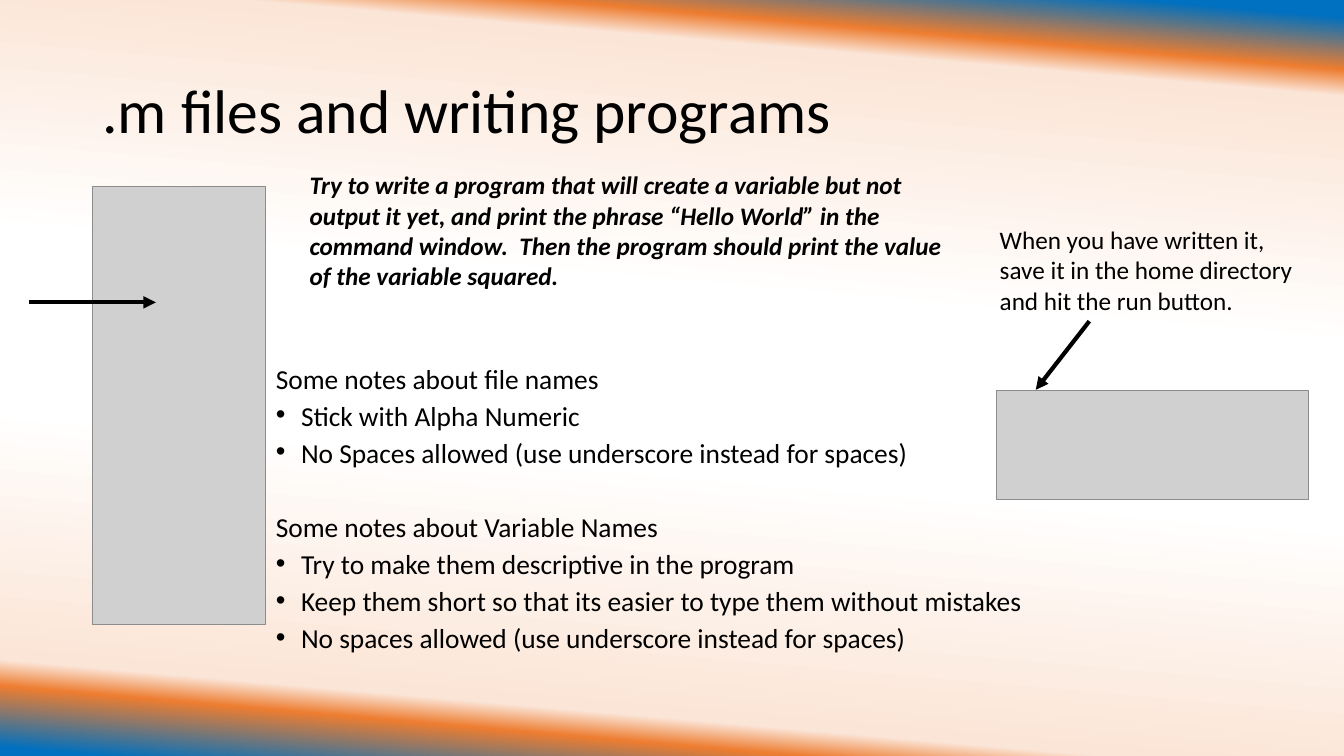
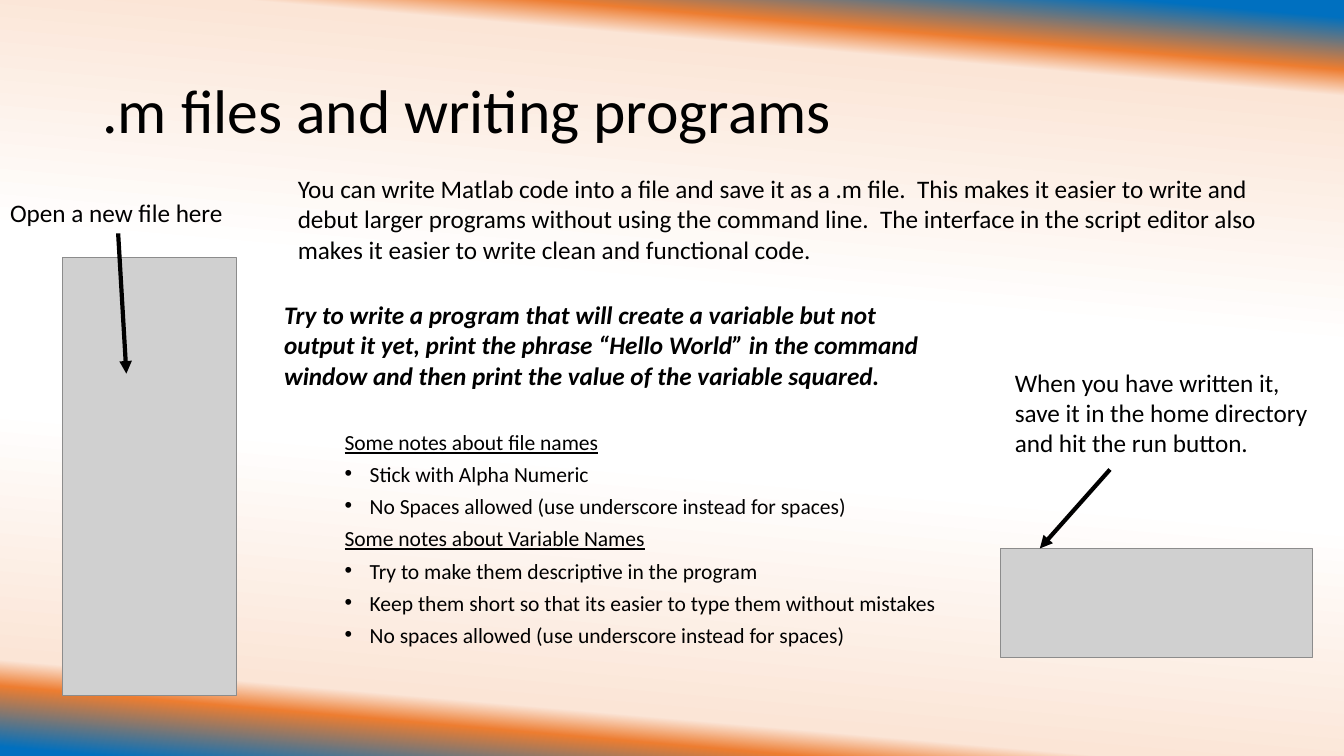
Before and after one commit to ehuemill/Intro-to-Matlab, a slide deck: slide 6 of University of Illinois REU Introduction to Matlab Day 1.pptx. Drawn at 1344x756 pixels with LibreOffice and Linux fonts; fonts in the diff are those of the drawing; grey boxes stand for pictures. Boxes give left, top, right and bottom in pixels: in the first picture for what was removed or moved away, otherwise in the second. Text is boxed around its words. In the diff, an @@ line names an element or a change of style, - is before the commit and + after.

Commit message:
Cleaned up Day 1 stuff

```diff
--- a/University of Illinois REU Introduction to Matlab Day 1.pptx
+++ b/University of Illinois REU Introduction to Matlab Day 1.pptx
@@ text added at (10, 204, 223, 226), 18 pt, text #000000 @@
+Open a new file here
@@ text added at (298, 180, 1255, 260), 18 pt, text #000000 @@
+You can write Matlab code into a file and save it as a .m file. This makes it easier to write and debut larger programs without using the command line. The interface in the script editor also makes it easier to write clean and functional code.
@@ arrow moved from (29, 302) - (156, 302) to (118, 234) - (126, 374) @@
@@ picture: place and size @@
-picture at (93, 187, 266, 625)
+picture at (63, 258, 236, 697)
@@ text at (284, 306, 918, 389): text changed @@
-Try to write a program that will create a variable but not output it yet, and print the phrase “Hello World” in the command window. Then the program should print the value of the variable squared.
+Try to write a program that will create a variable but not output it yet, print the phrase “Hello World” in the command window and then print the value of the variable squared.
@@ text "When you have written it, ...": place and size @@
-text "When you have written it, ..." at (1000, 231, 1292, 310)
+text "When you have written it, ..." at (1015, 374, 1307, 453)
@@ text "Some notes about file names": place and size @@
-text "Some notes about file names" at (276, 370, 1021, 653)
+text "Some notes about file names" at (345, 435, 935, 647)
@@ text "Some notes about file names" at (345, 435, 935, 647): size 19.6 to 15.4 pt; underline on in "Some notes about file names", "Some notes about Variable Names" @@
@@ arrow moved from (1090, 322) - (1036, 390) to (1110, 470) - (1041, 548) @@
@@ picture: place and size @@
-picture at (997, 390, 1309, 499)
+picture at (1001, 548, 1313, 657)
```
Also in this commit, not shown: 7 other slides changed, 4 slides added, 1 slide removed, 5 other files.
